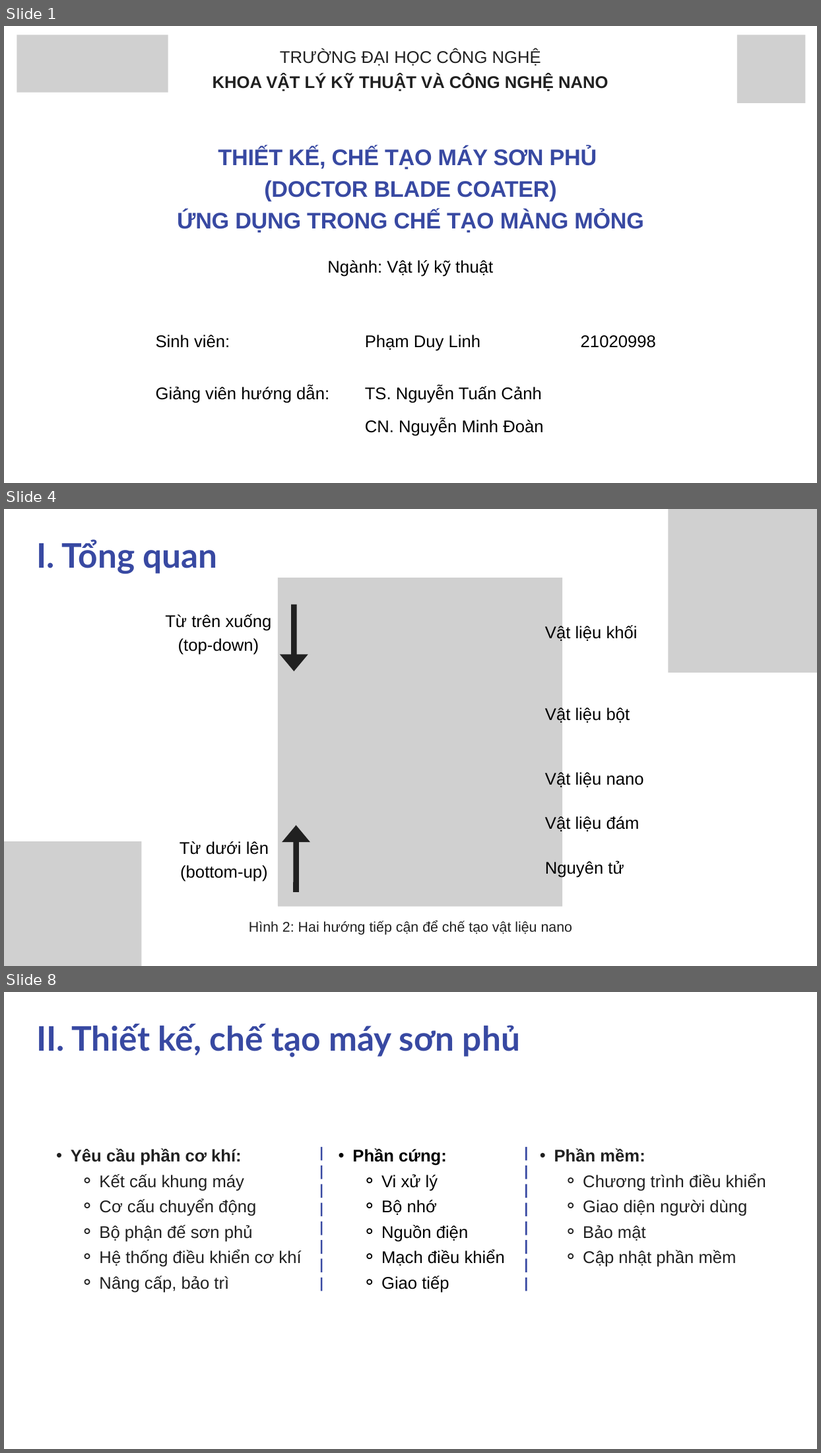
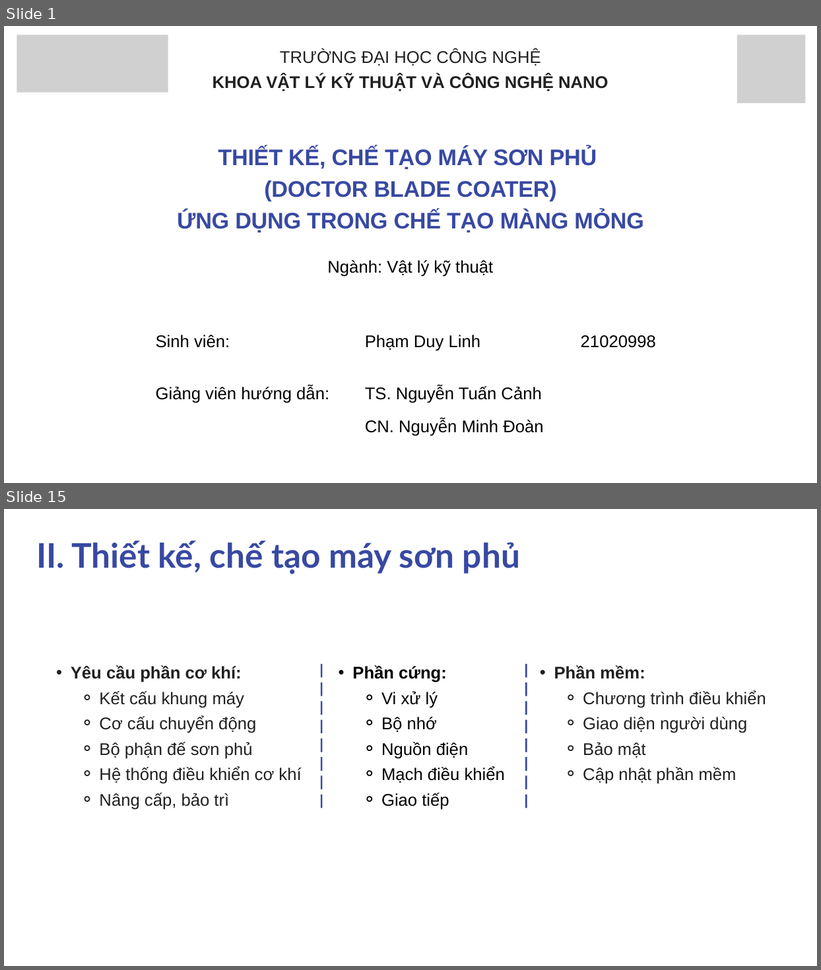
Before and after one commit to sptjerry19/bladecoating, a slide deck: reports/slide/Thiet-ke-Che-tao-May-Trang-Phu-Mang-Mong-ung-dung-trong-linh-kien-chuyen-doi-djien-nang-24032025.pptx. Shown one above the other, each under a label of ours: slides 1, 4 and 8 before the commit, slides 1 and 15 after it; the slides between them are not shown. The pictures are 821x1453 and 821x970 pixels, drawn with LibreOffice and Linux fonts; fonts in the diff are those of the drawing; grey boxes stand for pictures. Boxes give left, top, right and bottom in pixels: in the first picture for what was removed or moved away, otherwise in the second. Text is boxed around its words. In the diff, an @@ line names an element or a change of style, - is before the commit and + after.

```diff
--- a/reports/slide/Thiet-ke-Che-tao-May-Trang-Phu-Mang-Mong-ung-dung-trong-linh-kien-chuyen-doi-djien-nang-24032025.pptx
+++ b/reports/slide/Thiet-ke-Che-tao-May-Trang-Phu-Mang-Mong-ung-dung-trong-linh-kien-chuyen-doi-djien-nang-24032025.pptx
@@ slide 4 removed at bbox=[4, 509, 817, 966], background #FFFFFF @@
@@ picture removed at bbox=[669, 509, 817, 673] @@
@@ text removed at bbox=[36, 539, 218, 574] @@
-I. Tổng quan
@@ group removed at bbox=[165, 578, 644, 907]: 7 texts, 2 arrows, 1 picture @@
-Vật liệu khối
-Vật liệu bột
-Vật liệu nano
-Vật liệu đám
-Nguyên tử
-Từ trên xuống
-(top-down)
-Từ dưới lên
-(bottom-up)
@@ picture removed at bbox=[4, 842, 141, 966] @@
@@ text removed at bbox=[249, 921, 573, 935] @@
-Hình 2: Hai hướng tiếp cận để chế tạo vật liệu nano
@@ what was slide 8 is now slide 15 @@
```
Also in this commit, not shown: 7 slides changed, 4 slides added.
